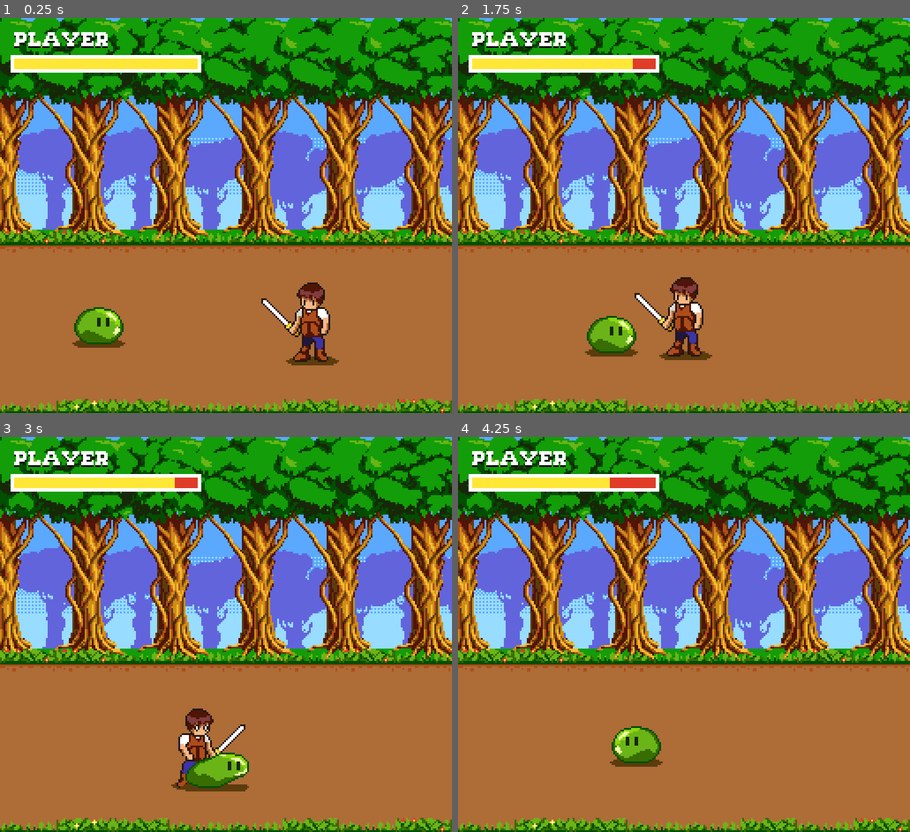
Above: before the commit, frames 1-4 (two rows, left to right).
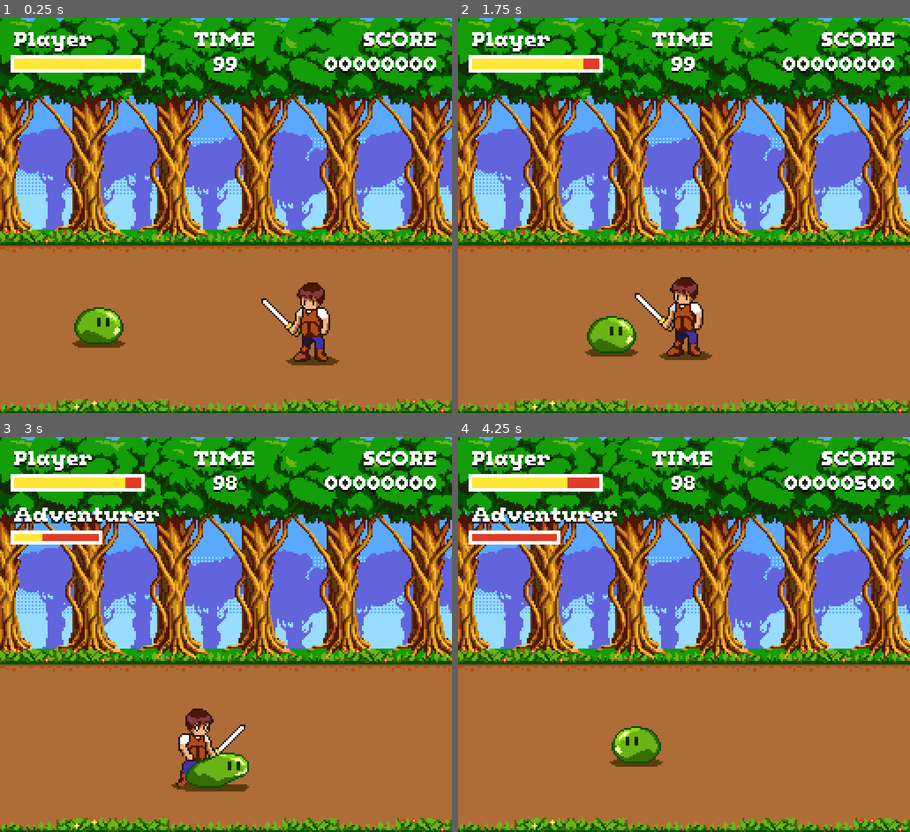
Above: after the commit, the same moments.

Repository: svntax/BlockBornArcadeJam
Game: Godot game, scene res://UI/Screens/Gameplay.tscn
Same seed, same stepped clock (60 frames per second), same inputs: the game is played once before the commit and once after it.
Inputs:
- Up to frame 1 (0.25 s): no input
- Up to frame 2 (1.75 s): tap Enter (ui_accept) at 0.5, 0.77, 1.52 s; hold Right (move_right) 0.53-1.28 s; tap Z (attack) at 0.6, 1.35 s; hold Down (move_down) from 1.28 s (still down)
- Up to frame 3 (3 s): release Down (move_down) at 2.03 s; hold Right (move_right) 2.03-2.78 s; tap Z (attack) at 2.1, 2.85 s; hold Up (move_up) from 2.78 s (still down)
- Up to frame 4 (4.25 s): tap Enter (ui_accept) at 3.02, 3.77 s; release Up (move_up) at 3.53 s; hold Left (move_left) from 3.53 s (still down); tap Z (attack) at 3.6 s

The runs differ from the first frame. In frame 1, 2.6% of the frame differs, in the area x 7-97%, y 3-14%; in frame 2, 2.7%; in frame 3, 4.1%; in frame 4, 4.2%, in the area x 2-97%, y 3-28%.

Commit message:
Started setting up score and time systems.

Diff:
--- a/Enemies/Enemy.gd
+++ b/Enemies/Enemy.gd
@@ -1,6 +1,6 @@
 extends KinematicBody2D
 
-signal death()
+signal death(points)
 signal enemy_health_changed(enemy_name, current_hp, max_hp)
 
 export (int) var speed = 32
@@ -8,6 +8,8 @@
 export (int) var melee_distance_y = 8
 export (int) var hp = 3
 var max_hp
+
+export (int) var score_value = 500
 
 onready var velocity = Vector2()
 
@@ -32,6 +34,9 @@
 
 func get_enemy_name() -> String:
 	return "Adventurer"
+
+func get_score_value() -> int:
+	return score_value
 
 func _physics_process(_delta: float) -> void:
 	if can_move():
--- a/Enemies/EnemyFSM.gd
+++ b/Enemies/EnemyFSM.gd
@@ -38,7 +38,7 @@
 		actor.animation_player.play("hurt")
 		actor.attack_timer.stop()
 	elif new_state == "DEAD":
-		actor.emit_signal("death")
+		actor.emit_signal("death", actor.get_score_value())
 		actor.velocity = Vector2()
 		actor.animation_player.play("death")
 		actor.attack_timer.stop()
--- a/Levels/BattleRoom.gd
+++ b/Levels/BattleRoom.gd
@@ -49,7 +49,7 @@
 	camera_node.smoothing_enabled = false
 	camera_node.reset_follow_target_to_player()
 
-func _on_enemy_death() -> void:
+func _on_enemy_death(_enemy_points_value: int) -> void:
 	enemy_count -= 1
 	if enemy_count <= 0:
 		clear_room()
--- a/Levels/EnemySpawner.gd
+++ b/Levels/EnemySpawner.gd
@@ -47,6 +47,7 @@
 		return
 	var game_ui = game_ui_list[0]
 	enemy.connect("enemy_health_changed", game_ui, "set_enemy_stats")
+	enemy.connect("death", game_ui, "_on_enemy_death")
 
 func get_enemy_count() -> int:
 	return repeat_count
--- a/UI/GameUI.gd
+++ b/UI/GameUI.gd
@@ -1,4 +1,12 @@
 extends Control
+
+onready var score : int = 0
+onready var score_label = $"%ScoreLabel"
+
+# Not necessarily in seconds
+onready var time_left : int = 99
+onready var time_label = $"%TimeLabel"
+onready var time_bonus_timer = $TimeBonusTimer
 
 var player
 
@@ -17,6 +25,10 @@
 	enemy_healthbar.hide()
 	game_over_label.hide()
 
+	time_bonus_timer.start()
+	update_time_label()
+	update_score_label()
+
 	var players = get_tree().get_nodes_in_group("Players")
 	if players.empty():
 		return
@@ -33,6 +45,10 @@
 	# Game over
 	if new_hp <= 0:
 		game_over_timer.start()
+
+func _on_enemy_death(enemy_points_value: int) -> void:
+	score += enemy_points_value
+	update_score_label()
 
 func set_enemy_stats(name: String, current_hp: int, max_hp: int) -> void:
 	hide_enemy_stats_timer.stop()
@@ -59,3 +75,18 @@
 func _on_GameOverFinishTimer_timeout():
 	# TODO: fade out to leaderboards screen
 	get_tree().change_scene("res://UI/Screens/Gameplay.tscn")
+
+func update_time_label() -> void:
+	time_label.text = "TIME\n" + str(time_left)
+
+func _on_TimeBonusTimer_timeout():
+	time_left -= 1
+	if time_left < 0:
+		time_left = 0
+	else:
+		time_bonus_timer.start()
+	update_time_label()
+
+func update_score_label() -> void:
+	var padded_score = str(score).pad_zeros(8)
+	score_label.text = "SCORE\n" + padded_score
--- a/UI/GameUI.tscn
+++ b/UI/GameUI.tscn
@@ -82,17 +82,45 @@
 custom_constants/shadow_offset_x = 0
 custom_constants/shadow_offset_y = 1
 bbcode_enabled = true
-bbcode_text = "PLAYER"
+bbcode_text = "Player"
 meta_underlined = false
-text = "PLAYER"
+text = "Player"
 scroll_active = false
+
+[node name="ScoreLabel" type="Label" parent="."]
+unique_name_in_owner = true
+margin_left = 128.0
+margin_top = 8.0
+margin_right = 248.0
+margin_bottom = 20.0
+mouse_filter = 1
+custom_colors/font_color_shadow = Color( 0, 0, 0, 1 )
+custom_constants/shadow_offset_x = 0
+custom_constants/shadow_offset_y = 1
+text = "SCORE
+00000000"
+align = 2
+
+[node name="TimeLabel" type="Label" parent="."]
+unique_name_in_owner = true
+margin_left = 96.0
+margin_top = 8.0
+margin_right = 160.0
+margin_bottom = 33.0
+mouse_filter = 1
+custom_colors/font_color_shadow = Color( 0, 0, 0, 1 )
+custom_constants/shadow_offset_x = 0
+custom_constants/shadow_offset_y = 1
+text = "TIME
+99"
+align = 1
 
 [node name="PlayerHealthBar" type="ProgressBar" parent="."]
 margin_left = 8.0
 margin_top = 23.0
-margin_right = 112.0
+margin_right = 80.0
 margin_bottom = 29.0
-rect_min_size = Vector2( 104, 6 )
+rect_min_size = Vector2( 72, 6 )
 mouse_filter = 1
 value = 50.0
 percent_visible = false
@@ -115,9 +143,9 @@
 [node name="EnemyHealthBar" type="ProgressBar" parent="."]
 margin_left = 8.0
 margin_top = 55.0
-margin_right = 60.0
+margin_right = 56.0
 margin_bottom = 59.0
-rect_min_size = Vector2( 52, 4 )
+rect_min_size = Vector2( 48, 4 )
 mouse_filter = 1
 value = 50.0
 percent_visible = false
@@ -159,7 +187,12 @@
 anims/RESET = SubResource( 2 )
 anims/game_over = SubResource( 3 )
 
+[node name="TimeBonusTimer" type="Timer" parent="."]
+wait_time = 3.0
+one_shot = true
+
 [connection signal="timeout" from="HideEnemyStatsTimer" to="." method="_on_HideEnemyStatsTimer_timeout"]
 [connection signal="timeout" from="GameOverTimer" to="." method="_on_GameOverTimer_timeout"]
 [connection signal="timeout" from="GameOverFinishTimer" to="." method="_on_GameOverFinishTimer_timeout"]
 [connection signal="animation_finished" from="AnimationPlayer" to="." method="_on_AnimationPlayer_animation_finished"]
+[connection signal="timeout" from="TimeBonusTimer" to="." method="_on_TimeBonusTimer_timeout"]
--- /dev/null
+++ b/UI/Screens/Gameplay.gd
@@ -0,0 +1,10 @@
+extends Node2D
+
+onready var game_ui = $"%GameUI"
+onready var misc_enemies = $"%MiscEnemies"
+
+func _ready():
+	# Enemies not tied to a specific room must also have their signals connected.
+	for enemy in misc_enemies.get_children():
+		enemy.connect("enemy_health_changed", game_ui, "set_enemy_stats")
+		enemy.connect("death", game_ui, "_on_enemy_death")
--- a/UI/Screens/Gameplay.tscn
+++ b/UI/Screens/Gameplay.tscn
@@ -10,6 +10,7 @@
 [ext_resource path="res://Levels/BattleRoom.tscn" type="PackedScene" id=8]
 [ext_resource path="res://Levels/EnemySpawner.tscn" type="PackedScene" id=9]
 [ext_resource path="res://Player/PlayerCamera.gd" type="Script" id=10]
+[ext_resource path="res://UI/Screens/Gameplay.gd" type="Script" id=11]
 
 [sub_resource type="RectangleShape2D" id=2]
 extents = Vector2( 8, 122 )
@@ -21,6 +22,7 @@
 extents = Vector2( 10, 64 )
 
 [node name="Gameplay" type="Node2D"]
+script = ExtResource( 11 )
 __meta__ = {
 "_edit_lock_": true
 }
@@ -274,7 +276,10 @@
 unique_name_in_owner = true
 position = Vector2( 56, 184 )
 
-[node name="SwordEnemy" parent="Entities" instance=ExtResource( 3 )]
+[node name="MiscEnemies" type="YSort" parent="Entities"]
+unique_name_in_owner = true
+
+[node name="SwordEnemy" parent="Entities/MiscEnemies" instance=ExtResource( 3 )]
 position = Vector2( 184, 192 )
 
 [node name="TileMapFrontGrass" type="TileMap" parent="."]
@@ -343,3 +348,4 @@
 layer = 10
 
 [node name="GameUI" parent="UI" instance=ExtResource( 1 )]
+unique_name_in_owner = true
Not shown: 1 places in UI/Screens/Gameplay.tscn that only renumber resources
